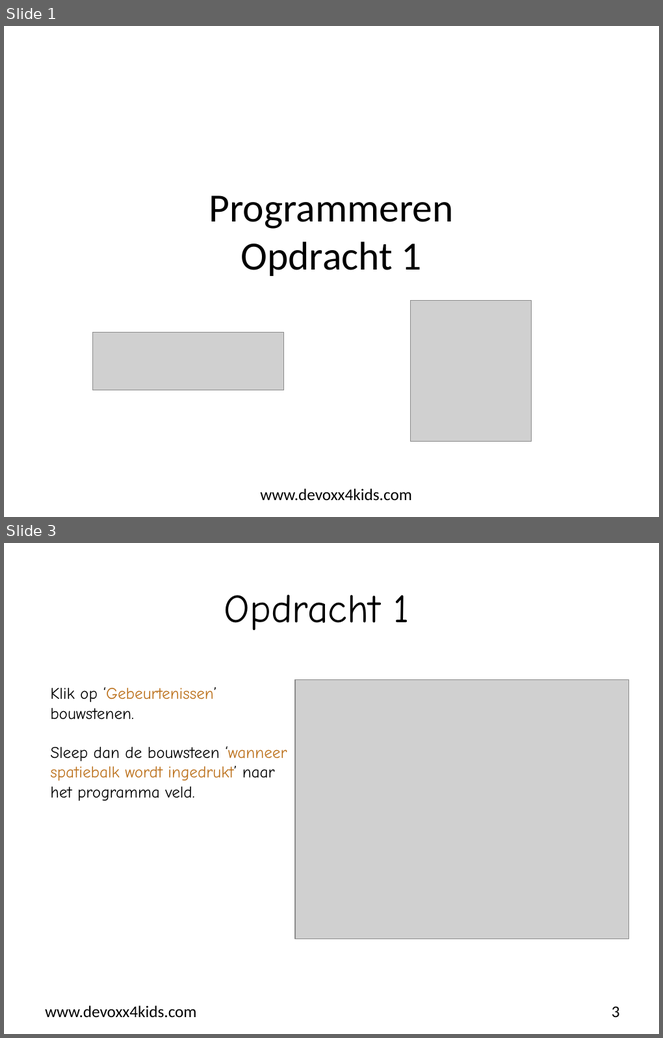
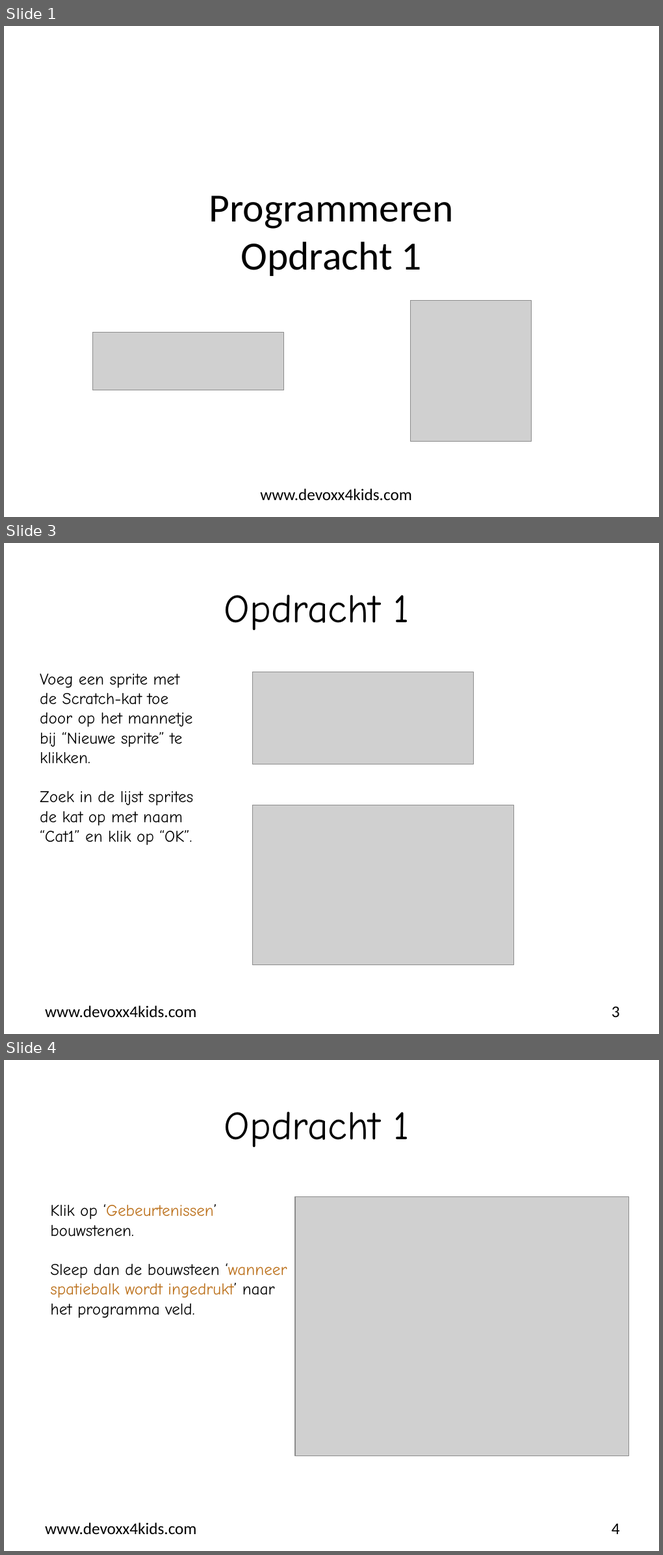
Before and after one commit to bertjan/openvalue-devoxx4kids, a slide deck: scratch-leapmotion/instructions/nl/Scratch-opdracht_01.pptx. Shown one above the other, each under a label of ours: slides 1 and 3 before the commit, slides 1, 3 and 4 after it; the slides between them are not shown. The pictures are 663x1038 and 663x1555 pixels, drawn with LibreOffice and Linux fonts; fonts in the diff are those of the drawing; grey boxes stand for pictures; background and template pictures are left out. Boxes give left, top, right and bottom in pixels: in the first picture for what was removed or moved away, otherwise in the second. Text is boxed around its words. In the diff, an @@ line names an element or a change of style, - is before the commit and + after.

```diff
--- a/scratch-leapmotion/instructions/nl/Scratch-opdracht_01.pptx
+++ b/scratch-leapmotion/instructions/nl/Scratch-opdracht_01.pptx
@@ slide 3 added at (4, 543, 659, 1034), background #FFFFFF; not listed: 1 template element that a slide beside it also shows @@
@@ title added at (224, 594, 410, 630), 44 pt, text #000000 @@
+Opdracht 1
@@ text added at (40, 674, 193, 845), 18 pt, text #000000 @@
+Voeg een sprite met de Scratch-kat toe door op het mannetje bij “Nieuwe sprite” te klikken.
+Zoek in de lijst sprites de kat op met naam “Cat1” en klik op “OK”.
@@ picture added at (252, 672, 474, 765) @@
@@ picture added at (252, 805, 514, 965) @@
@@ page number added at (612, 1006, 620, 1017), 18 pt, text #000000 @@
+3
@@ what was slide 3 is now slide 4 @@
@@ page number at (612, 1523, 620, 1534): text changed @@
-3
+4
```
Also in this commit, not shown: 1 slide changed, 2 other files.
